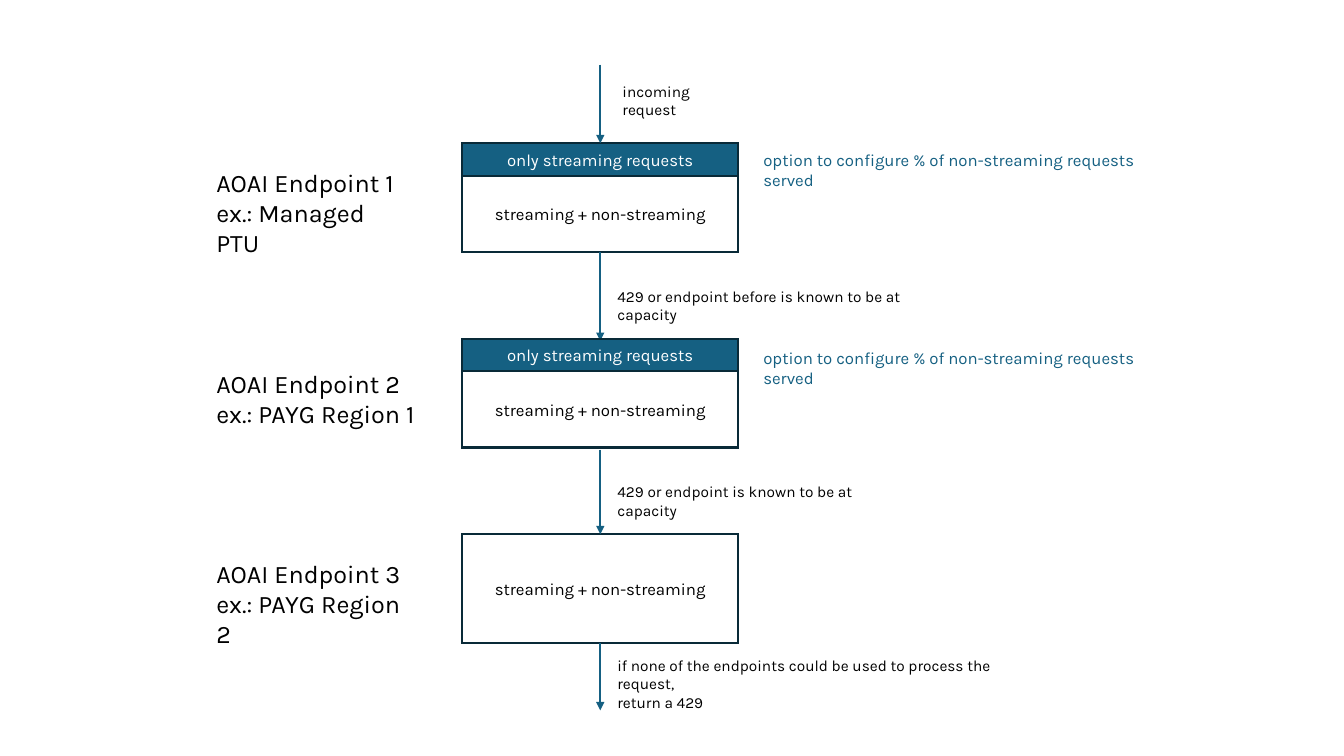
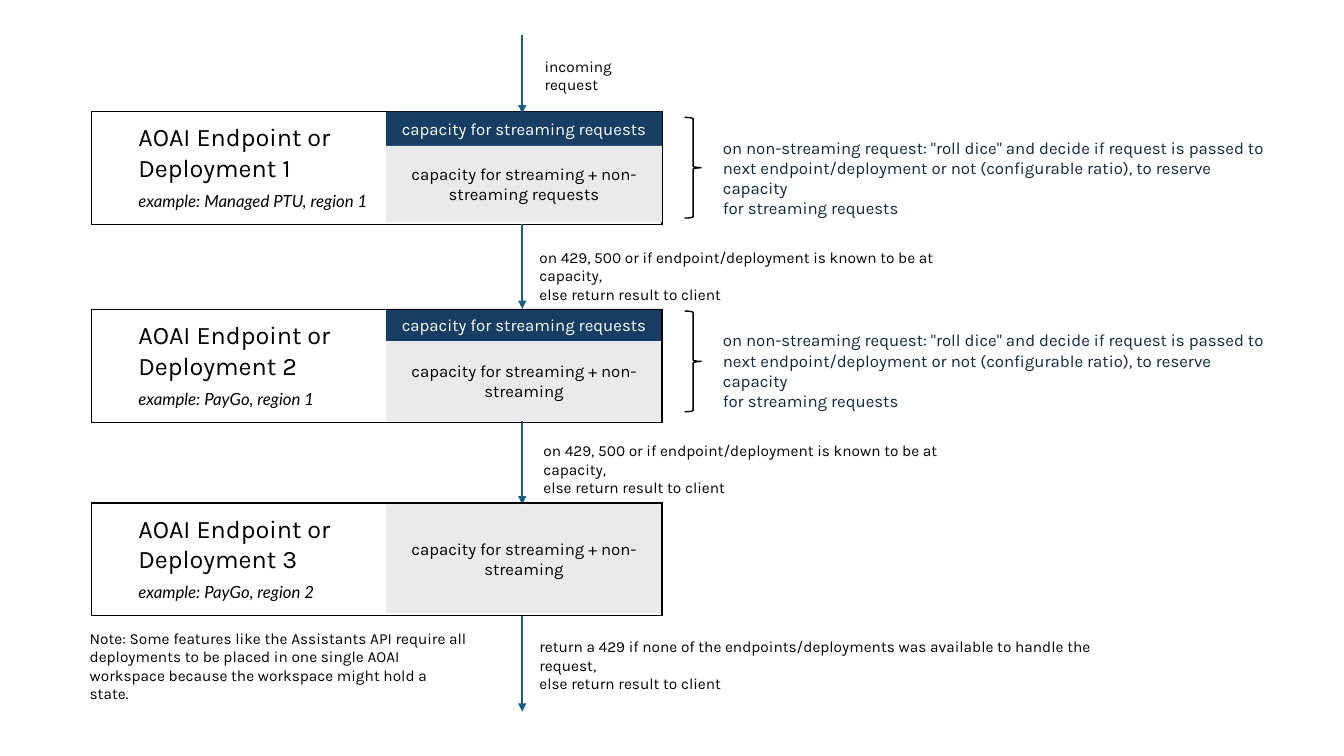
Before and after one commit to timoklimmer/powerproxy-aoai, a slide deck: slide 4 of docs/Diagrams.pptx. Drawn at 1344x756 pixels with LibreOffice and Linux fonts; fonts in the diff are those of the drawing. Boxes give left, top, right and bottom in pixels: in the first picture for what was removed or moved away, otherwise in the second. Text is boxed around its words. In the diff, an @@ line names an element or a change of style, - is before the commit and + after.

```diff
--- a/docs/Diagrams.pptx
+++ b/docs/Diagrams.pptx
@@ arrow moved from (601, 65) - (601, 143) to (522, 35) - (522, 113) @@
@@ text "incoming request": place and size @@
-text "incoming request" at bbox=[622, 86, 689, 119]
+text "incoming request" at bbox=[545, 61, 612, 94]
@@ rectangle "capacity for streaming requests" at bbox=[386, 112, 662, 146]: fill #156082 to #163E64; outline #092A39 1.5 pt to none @@
@@ text at bbox=[138, 128, 368, 210]: text changed; size 18 to 12 pt; font Karla to Lato; italic on @@
-AOAI Endpoint 1
-ex.: Managed PTU
+AOAI Endpoint or
+Deployment 1
+example: Managed PTU, region 1
@@ 4 rectangles: place and size @@
-4 rectangles at bbox=[463, 143, 739, 643]
+4 rectangles at bbox=[386, 112, 662, 613]
@@ rectangle "capacity for streaming + non-streaming ..." at bbox=[386, 146, 662, 223]: fill none to #EAEAEA @@
@@ text in rectangle at bbox=[402, 123, 646, 139]: text changed @@
-only streaming requests
+capacity for streaming requests
@@ text in rectangle at bbox=[411, 168, 636, 204]: text changed @@
-streaming + non-streaming
+capacity for streaming + non-streaming requests
@@ arrow moved from (601, 252) - (601, 341) to (522, 224) - (522, 309) @@
@@ text at bbox=[539, 251, 933, 300]: text changed @@
-429 or endpoint before is known to be at capacity
+on 429, 500 or if endpoint/deployment is known to be at capacity,
+else return result to client
@@ text at bbox=[138, 326, 330, 408]: text changed @@
-AOAI Endpoint 2
-ex.: PAYG Region 1
+AOAI Endpoint or
+Deployment 2
+example: PayGo, region 1
@@ rectangle "capacity for streaming requests" at bbox=[386, 309, 662, 341]: fill #156082 to #163E64; outline #092A39 1.5 pt to none @@
@@ text in rectangle at bbox=[402, 319, 646, 335]: text changed @@
-only streaming requests
+capacity for streaming requests
@@ rectangle "capacity for streaming + non-streaming": place and size @@
-rectangle "capacity for streaming + non-streaming" at bbox=[495, 404, 706, 420]
+rectangle "capacity for streaming + non-streaming" at bbox=[386, 341, 662, 420]
@@ rectangle "capacity for streaming + non-streaming" at bbox=[386, 341, 662, 420]: fill none to #EAEAEA @@
@@ group removed at bbox=[463, 143, 1134, 448]: 2 rectangles, 2 texts @@
-option to configure % of non-streaming requests served
-option to configure % of non-streaming requests served
@@ group added at bbox=[90, 112, 1263, 699]: 3 rectangles, 3 texts, 2 right braces @@
+on non-streaming request: "roll dice" and decide if request is passed to
+next endpoint/deployment or not (configurable ratio), to reserve capacity
+for streaming requests
+Note: Some features like the Assistants API require all deployments to be placed in one single AOAI workspace because the workspace might hold a state.
+on non-streaming request: "roll dice" and decide if request is passed to
+next endpoint/deployment or not (configurable ratio), to reserve capacity
+for streaming requests
@@ text in rectangle at bbox=[411, 365, 636, 401]: text changed @@
-streaming + non-streaming
+capacity for streaming + non-streaming
@@ arrow moved from (601, 450) - (601, 534) to (522, 419) - (522, 504) @@
@@ text at bbox=[543, 444, 937, 493]: text changed @@
-429 or endpoint is known to be at capacity
+on 429, 500 or if endpoint/deployment is known to be at capacity,
+else return result to client
@@ rectangle "capacity for streaming + non-streaming" at bbox=[386, 504, 662, 613]: fill #FFFFFF to #EAEAEA; outline #092A39 1.5 pt to none @@
@@ text at bbox=[138, 520, 330, 601]: text changed @@
-AOAI Endpoint 3
-ex.: PAYG Region 2
+AOAI Endpoint or
+Deployment 3
+example: PayGo, region 2
@@ text in rectangle at bbox=[411, 543, 636, 579]: text changed @@
-streaming + non-streaming
+capacity for streaming + non-streaming
@@ arrow moved from (601, 643) - (601, 711) to (522, 616) - (522, 712) @@
@@ text at bbox=[539, 640, 1090, 689]: text changed @@
-if none of the endpoints could be used to process the request,
-return a 429
+return a 429 if none of the endpoints/deployments was available to handle the request,
+else return result to client
```
Also in this commit, not shown: 4 other slides changed, 6 other files.
